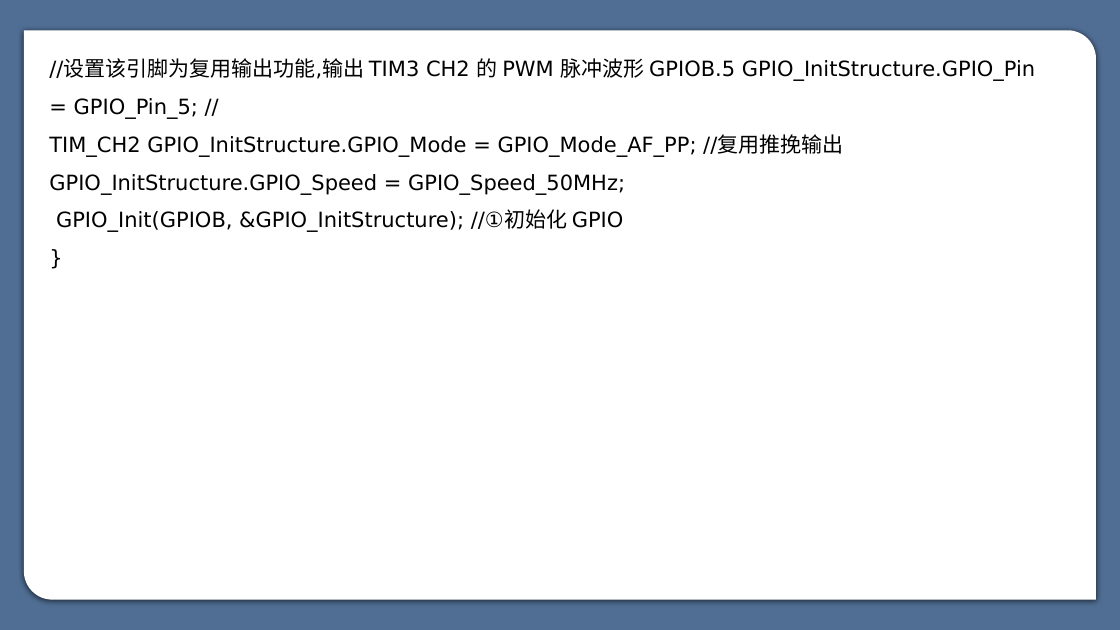
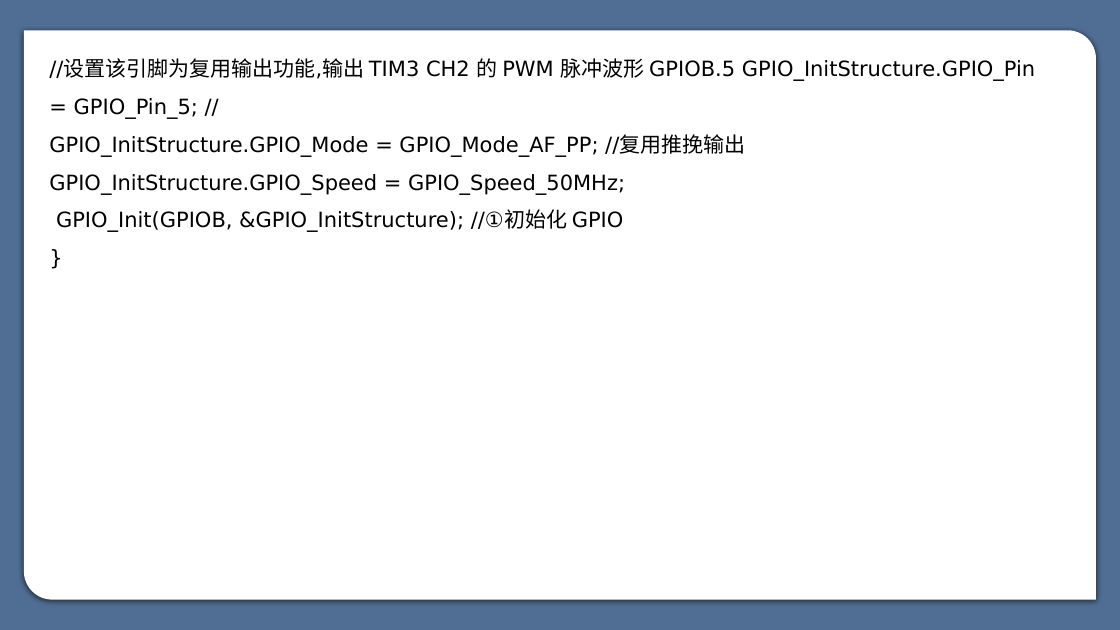
Before and after one commit to myp-super/SXU-CK-Learning-materials, a slide deck: slide 50 of 嵌入式学习资料/STM32/大三下课堂课件/第八章 定时器原理及应用.pptx. Drawn at 1120x630 pixels with LibreOffice and Linux fonts; fonts in the diff are those of the drawing. Boxes give left, top, right and bottom in pixels: in the first picture for what was removed or moved away, otherwise in the second. Text is boxed around its words. In the diff, an @@ line names an element or a change of style, - is before the commit and + after.

Commit message:
6.4update_

```diff
--- a/嵌入式学习资料/STM32/大三下课堂课件/第八章 定时器原理及应用.pptx
+++ b/嵌入式学习资料/STM32/大三下课堂课件/第八章 定时器原理及应用.pptx
@@ text at box(49, 135, 746, 195): text changed @@
-TIM_CH2 GPIO_InitStructure.GPIO_Mode = GPIO_Mode_AF_PP; //复用推挽输出 GPIO_InitStructure.GPIO_Speed = GPIO_Speed_50MHz;
+GPIO_InitStructure.GPIO_Mode = GPIO_Mode_AF_PP; //复用推挽输出 GPIO_InitStructure.GPIO_Speed = GPIO_Speed_50MHz;
```
Also in this commit, not shown: 13 other slides changed.
